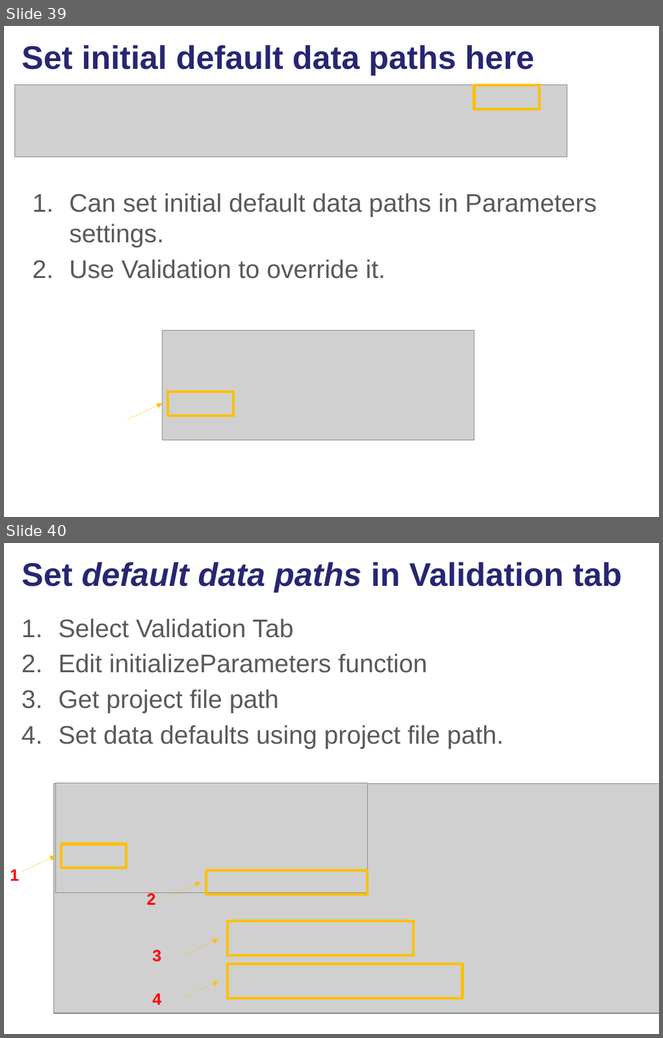
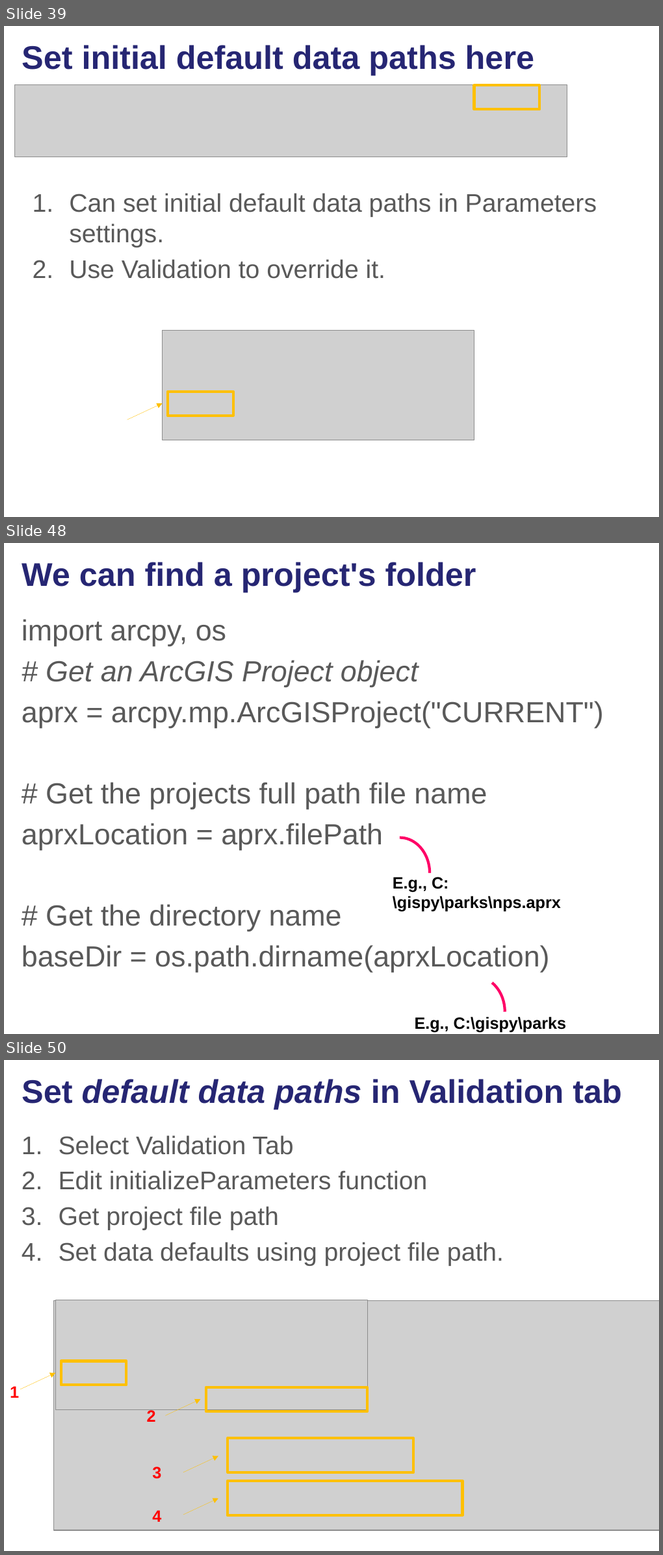
Before and after one commit to lgtateos/gis540, a slide deck: slides/scriptToolParameters.pptx. Shown one above the other, each under a label of ours: slides 39 and 40 before the commit, slides 39, 48 and 50 after it; the slides between them are not shown. The pictures are 663x1038 and 663x1555 pixels, drawn with LibreOffice and Linux fonts; fonts in the diff are those of the drawing; grey boxes stand for pictures. Boxes give left, top, right and bottom in pixels: in the first picture for what was removed or moved away, otherwise in the second. Text is boxed around its words. In the diff, an @@ line names an element or a change of style, - is before the commit and + after.

```diff
--- a/slides/scriptToolParameters.pptx
+++ b/slides/scriptToolParameters.pptx
@@ slide 48 added at box(4, 543, 659, 1034), background #FFFFFF @@
@@ title added at box(22, 562, 477, 592), 36 pt, text #262673, bold @@
+We can find a project's folder
@@ text added at box(22, 619, 604, 973), 32 pt, text #595959 @@
+import arcpy, os
+# Get an ArcGIS Project object
+aprx = arcpy.mp.ArcGISProject("CURRENT")
+# Get the projects full path file name
+aprxLocation = aprx.filePath
+# Get the directory name
+baseDir = os.path.dirname(aprxLocation)
@@ arc (boxed as its full ellipse) added at box(369, 838, 430, 908), outline #FF0066 3 pt @@
@@ text added at box(393, 877, 561, 912), 18 pt, text #000000, bold @@
+E.g., C:\gispy\parks\nps.aprx
@@ arc (boxed as its full ellipse) added at box(445, 977, 505, 1034), outline #FF0066 3 pt @@
@@ text added at box(415, 1017, 566, 1033), 18 pt, text #000000, bold @@
+E.g., C:\gispy\parks
@@ what was slide 40 is now slide 50 @@
```
Also in this commit, not shown: 13 other slides added.
